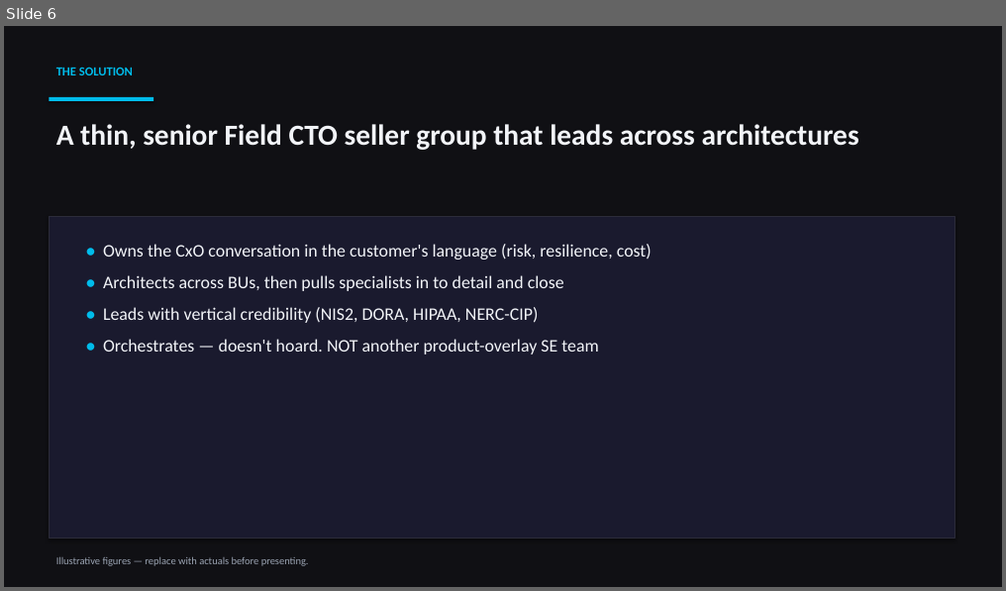
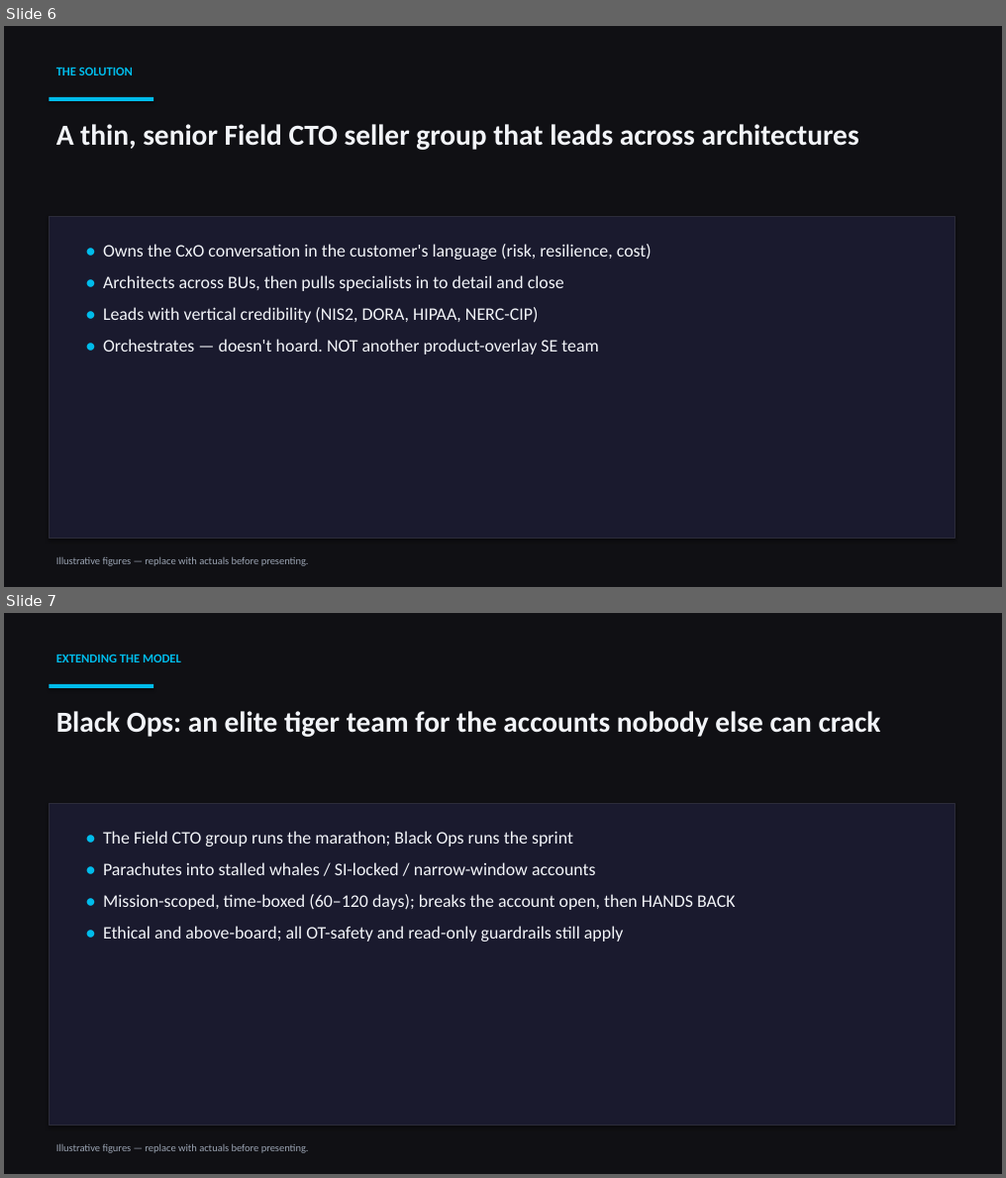
Before and after one commit to rcasey1978/FieldCTO_TacticalSelling, a slide deck: Field-CTO-XArch-Business-Case.pptx. Shown one above the other, each under a label of ours: slide 6 before the commit, slides 6 and 7 after it. The pictures are 1006x591 and 1006x1178 pixels, drawn with LibreOffice and Linux fonts; fonts in the diff are those of the drawing. Boxes give left, top, right and bottom in pixels: in the first picture for what was removed or moved away, otherwise in the second. Text is boxed around its words. In the diff, an @@ line names an element or a change of style, - is before the commit and + after.

```diff
--- a/Field-CTO-XArch-Business-Case.pptx
+++ b/Field-CTO-XArch-Business-Case.pptx
@@ slide 7 added at bbox=[4, 613, 1002, 1174], background #FFFFFF @@
@@ rectangle added at bbox=[4, 613, 1002, 1174], fill #101014 @@
@@ text added at bbox=[56, 654, 181, 663], 12 pt, text #00BCEB, bold @@
+EXTENDING THE MODEL
@@ rectangle added at bbox=[49, 684, 153, 688], fill #00BCEB @@
@@ text added at bbox=[56, 711, 881, 737], 28 pt, text #F2F4F8, bold @@
+Black Ops: an elite tiger team for the accounts nobody else can crack
@@ rectangle added at bbox=[49, 804, 954, 1126], fill #1A1A2E, outline #2C2C3A 1 pt @@
@@ text added at bbox=[103, 831, 736, 942], 17 pt, text #F2F4F8 @@
+• The Field CTO group runs the marathon; Black Ops runs the sprint
+• Parachutes into stalled whales / SI-locked / narrow-window accounts
+• Mission-scoped, time-boxed (60–120 days); breaks the account open, then HANDS BACK
+• Ethical and above-board; all OT-safety and read-only guardrails still apply
@@ text added at bbox=[56, 1144, 309, 1154], 10 pt, text #9AA3B2 @@
+Illustrative figures — replace with actuals before presenting.
```
Also in this commit, not shown: 1 other slide added, 6 other files.
